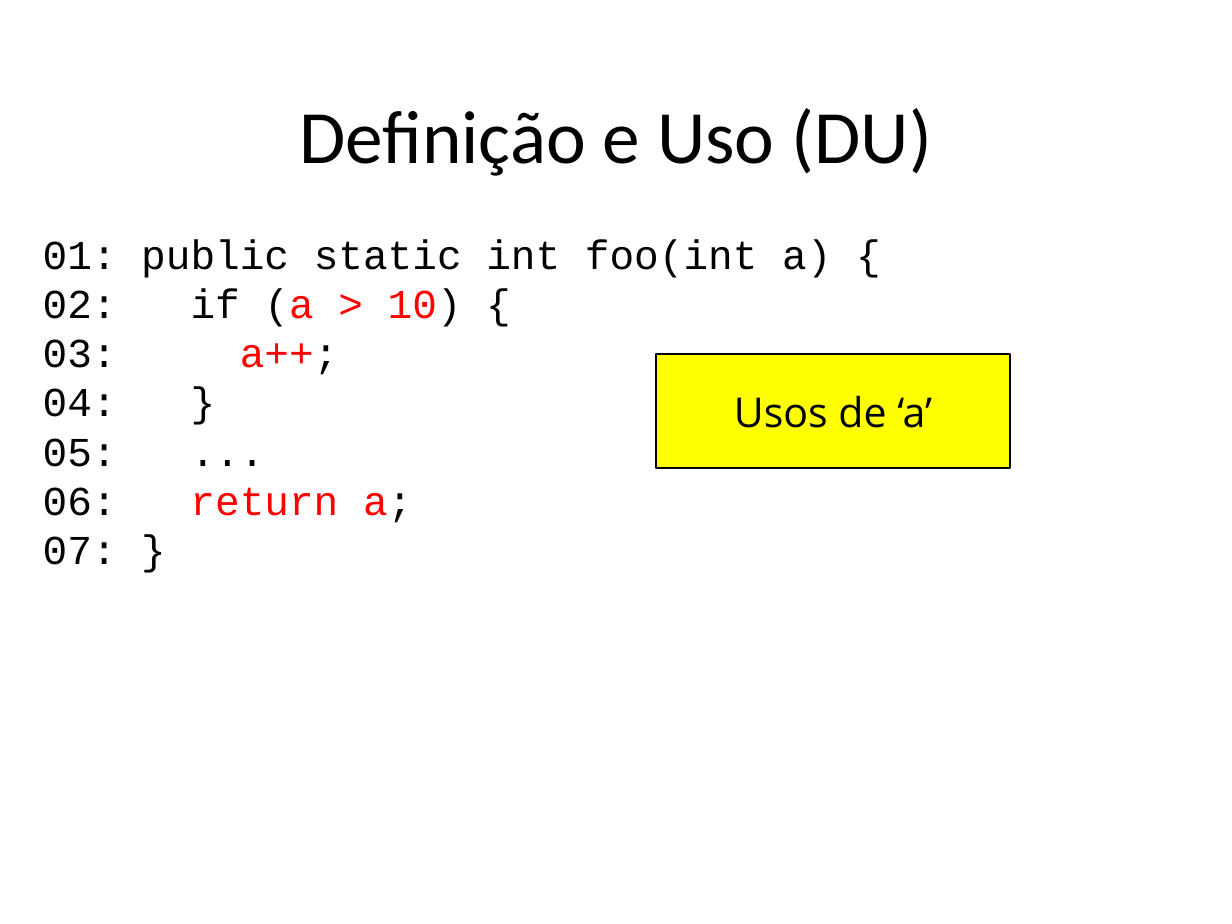
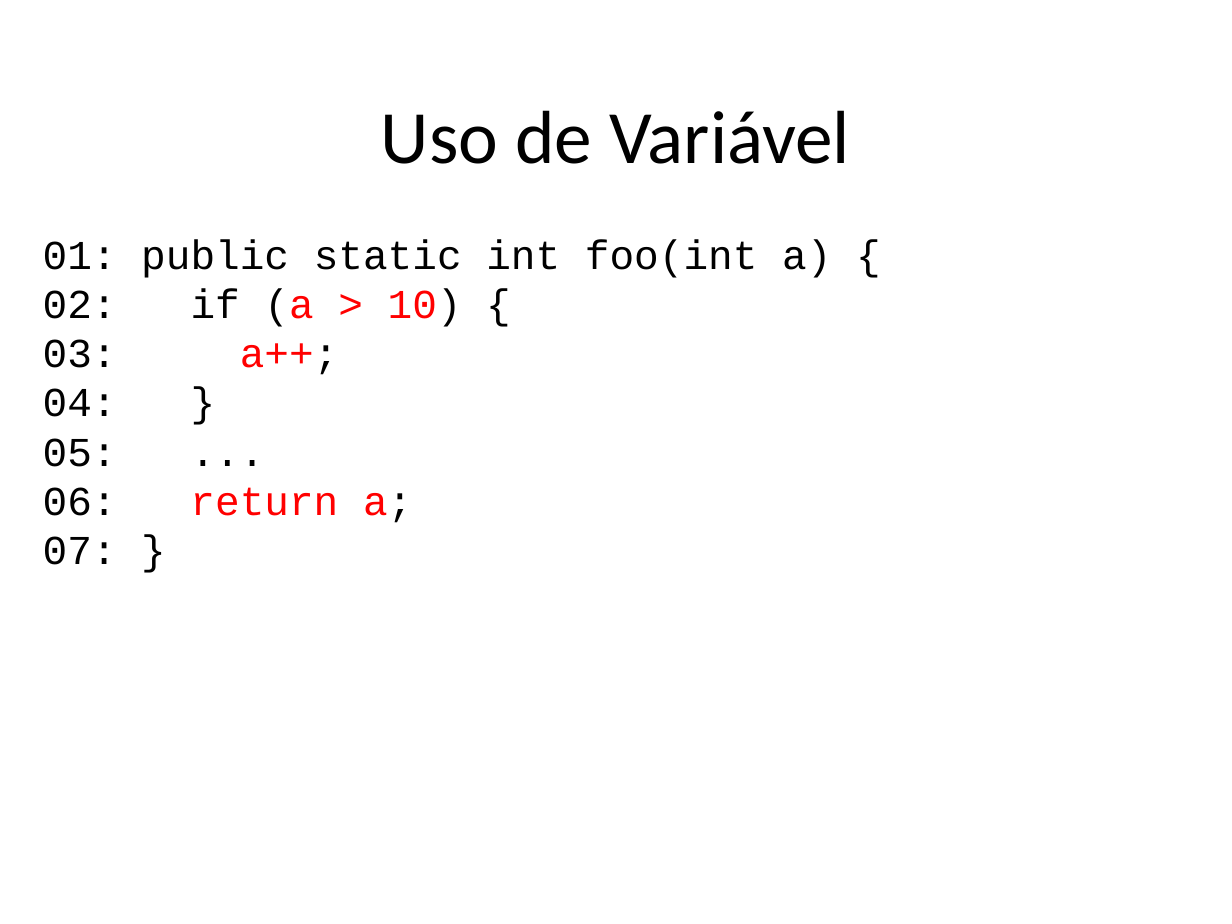
Before and after one commit to STAR-RG/testing-cin, a slide deck: slide 111 of slides.pptx (slide 110 before the commit). Drawn at 1232x924 pixels with LibreOffice and Linux fonts; fonts in the diff are those of the drawing. Boxes give left, top, right and bottom in pixels: in the first picture for what was removed or moved away, otherwise in the second. Text is boxed around its words. In the diff, an @@ line names an element or a change of style, - is before the commit and + after.

```diff
--- a/slides.pptx
+++ b/slides.pptx
@@ text at box(381, 110, 850, 164): text changed @@
-Definição e Uso (DU)
+Uso de Variável
@@ rectangle removed at box(655, 354, 1010, 468) @@
-Usos de ‘a’
```
Also in this commit, not shown: 15 other slides changed, 3 slides added, 1 slide removed.
